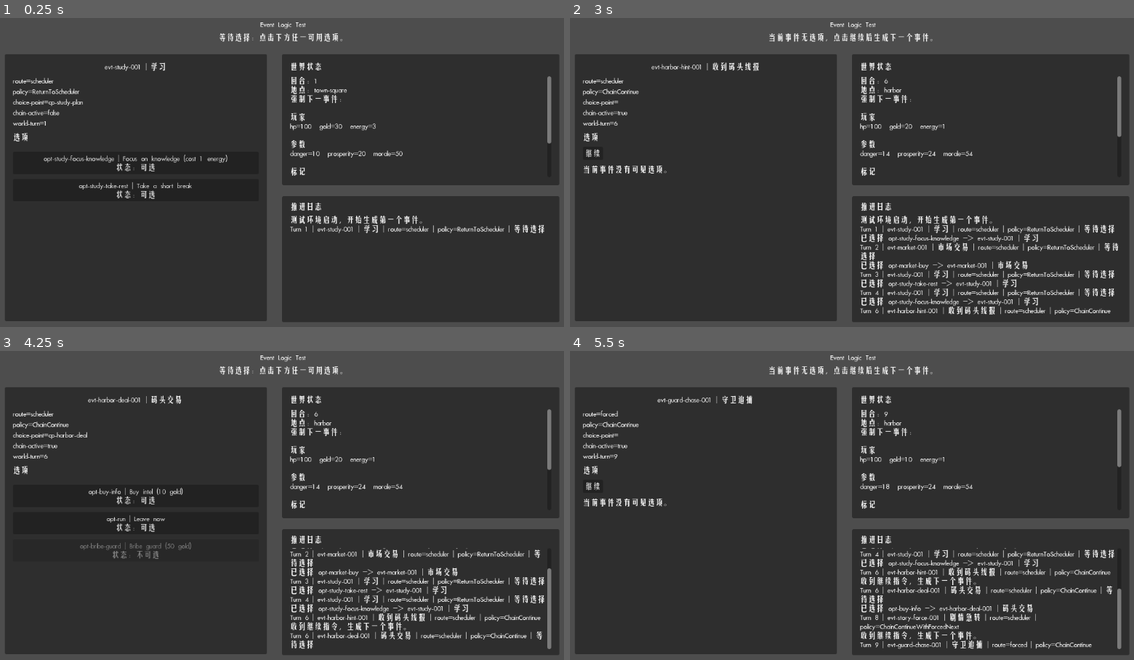
Above: before the commit, frames 1-4 (two rows, left to right).
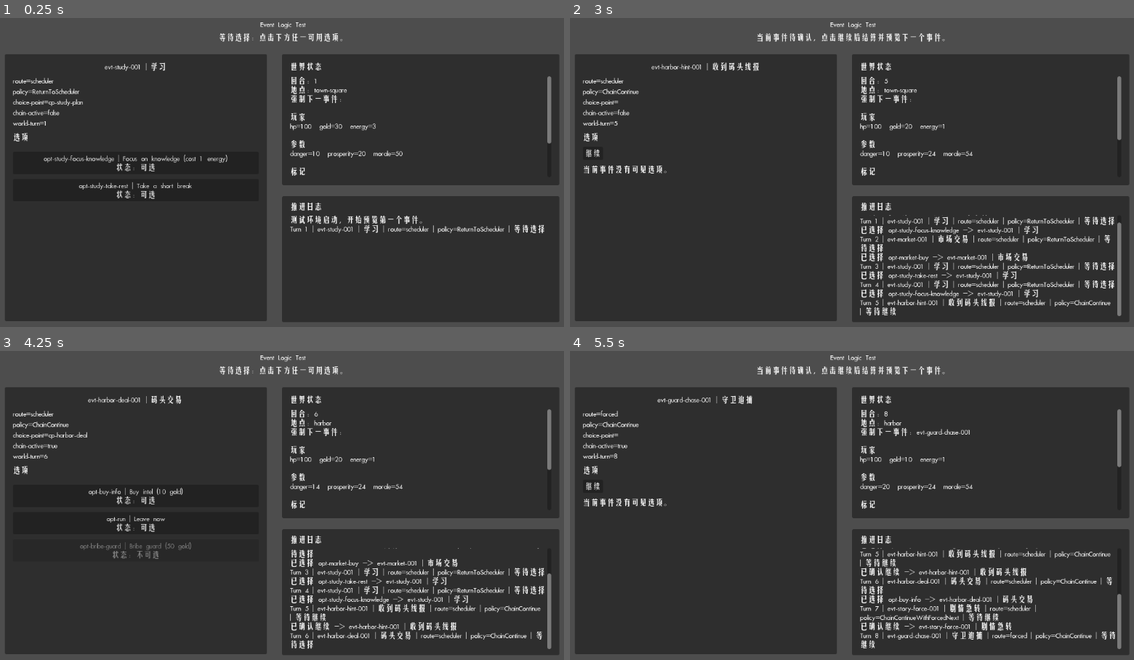
Above: after the commit, the same moments.

Repository: lwbiuchsjk/vibeTest
Game: Godot game, scene res://test/event_logic_test.tscn
Two runs of this game, one before a commit and one after it. Both use one fixed random seed, a clock stepped at 60 frames per second and the inputs below. This scene is started directly instead of the project's main scene.
Inputs:
- Up to frame 1 (0.25 s): no input
- Up to frame 2 (3 s): click "opt_study_focus_knowledge | F…" at 0.5 s; click "opt_market_buy | Buy supplies…" at 1.25 s; click "opt_study_take_rest | Take a …" at 2 s; click "opt_study_focus_knowledge | F…" at 2.75 s
- Up to frame 3 (4.25 s): click "继续" at 3.5 s
- Up to frame 4 (5.5 s): click "opt_buy_info | Buy intel (10 …" at 4.25 s; click "继续" at 5 s

The runs differ from the first frame. In frame 1, less than 0.1% of the frame differs, in the area x 64-68%, y 64-67%; in frame 2, 6.3%, in the area x 7-98%, y 4-97%; in frame 3, 4.1%; in frame 4, 5.3%.

Commit message:
Split event preview and confirmation in logic test

Diff:
--- a/scripts/systems/world_event_engine.gd
+++ b/scripts/systems/world_event_engine.gd
@@ -15,7 +15,7 @@
 var _event_map: Dictionary = {}
 var _choice_point_map: Dictionary = {}
 var _rng := RandomNumberGenerator.new()
-var _pending_choice_context: Dictionary = {}
+var _pending_turn_context: Dictionary = {}
 
 # 功能：初始化随机源。
 # 说明：seed=0 使用随机种子；指定 seed 可复现结果，便于测试回归。
@@ -111,6 +111,72 @@
 	_rebuild_choice_point_map()
 	return {"ok": true}
 
+# 功能：预览下一回合事件，但不立即结算。
+# 说明：用于测试界面的“先展示、后结算”交互；若已有待处理事件，则直接返回当前待处理内容。
+func preview_next_turn() -> Dictionary:
+	if events.is_empty():
+		return {"ok": false, "error": "event pool is empty"}
+
+	if not _pending_turn_context.is_empty():
+		return _build_pending_turn_response(_pending_turn_context)
+
+	var next_event_result := _select_next_event()
+	if not next_event_result.get("ok", false):
+		return next_event_result
+
+	var event_def: Dictionary = next_event_result.get("event_def", {})
+	var next_event_id := str(next_event_result.get("event_id", ""))
+	var route := str(next_event_result.get("route", "scheduler"))
+	var expected_forced := str(next_event_result.get("expected_forced", ""))
+	var policy := str(event_def.get("continuationPolicy", POLICY_RETURN))
+	var has_choice := false
+	var awaiting_choice := false
+	var choice_result := {
+		"choice_point_id": "",
+		"selected_option_id": "",
+		"resolved_by": "",
+		"options": []
+	}
+	var resolution_mode := "event_effects"
+	var choice_point_id := str(event_def.get("choicePointId", "")).strip_edges()
+
+	if not choice_point_id.is_empty():
+		has_choice = true
+		choice_result["choice_point_id"] = choice_point_id
+		var choice_point_def: Dictionary = _choice_point_map.get(choice_point_id, {})
+		if choice_point_def.is_empty():
+			# 说明：选择点定义缺失时，仍允许界面先展示事件，再在确认时走事件默认 effects。
+			choice_result["resolved_by"] = "missing_choice_point_fallback_event_effects"
+		else:
+			var options_eval := _build_option_set(choice_point_def)
+			choice_result["options"] = _option_public_states(options_eval)
+			var first_selectable := _select_first_selectable(options_eval)
+			if first_selectable.is_empty():
+				# 说明：无可选项时改为等待外部确认，避免预览阶段提前推进回合。
+				choice_result["resolved_by"] = "no_selectable_option_fallback_event_effects"
+			else:
+				awaiting_choice = true
+				resolution_mode = "choice_resolution"
+				choice_result["resolved_by"] = "pending_external_selection"
+
+	_pending_turn_context = {
+		"event_id": next_event_id,
+		"route": route,
+		"expected_forced": expected_forced,
+		"resolution_mode": resolution_mode,
+		"has_choice": has_choice,
+		"choice": choice_result,
+		"policy": policy
+	}
+	return _build_pending_turn_response(_pending_turn_context)
+
+# 功能：确认并结算当前待处理事件。
+# 说明：无选项事件传空字符串即可；有选项事件必须传入可选 option_id。
+func confirm_pending_turn(selected_option_id: String = "") -> Dictionary:
+	if _pending_turn_context.is_empty():
+		return {"ok": false, "error": "no pending turn to confirm"}
+	return _resolve_pending_turn(selected_option_id)
+
 # 功能：执行一个回合（主循环单步）。
 # 说明：先判 forced，再走调度；命中事件后执行效果/选择结算并推进状态。
 func run_turn(selected_option_id: String = "") -> Dictionary:
@@ -118,29 +184,17 @@
 		return {"ok": false, "error": "event pool is empty"}
 
 	# 说明：若上回合停在选择点，本回合只允许等待或消费外部传入选项。
-	if not _pending_choice_context.is_empty():
-		return _resolve_pending_choice(selected_option_id)
-
-	var expected_forced := str(world_state.get("forcedNextEventId", ""))
-	var next_event_id := ""
-	var route := "scheduler"
-
-	if not expected_forced.is_empty():
-		next_event_id = expected_forced
-		route = "forced"
-	else:
-		var candidates := _build_candidates()
-		if candidates.is_empty():
-			next_event_id = _fallback_event_id()
-			if next_event_id.is_empty():
-				return {"ok": false, "error": "no eligible event and no fallback event"}
-			route = "fallback"
-		else:
-			next_event_id = _weighted_pick(candidates)
-
-	var event_def: Dictionary = _event_map.get(next_event_id, {})
-	if event_def.is_empty():
-		return {"ok": false, "error": "event not found: %s" % next_event_id}
+	if not _pending_turn_context.is_empty():
+		return _resolve_pending_turn(selected_option_id)
+
+	var next_event_result := _select_next_event()
+	if not next_event_result.get("ok", false):
+		return next_event_result
+
+	var expected_forced := str(next_event_result.get("expected_forced", ""))
+	var next_event_id := str(next_event_result.get("event_id", ""))
+	var route := str(next_event_result.get("route", "scheduler"))
+	var event_def: Dictionary = next_event_result.get("event_def", {})
 
 	# 说明：forced 路由只消费一次，执行前清空，避免重复锁死。
 	world_state["forcedNextEventId"] = ""
@@ -177,10 +231,14 @@
 					_apply_continuation_policy(event_def)
 				else:
 					# 说明：存在可选项但未传入外部选择时，进入等待态，不推进回合。
-					_pending_choice_context = {
+					_pending_turn_context = {
 						"event_id": next_event_id,
 						"route": route,
-						"expected_forced": expected_forced
+						"expected_forced": expected_forced,
+						"resolution_mode": "choice_resolution",
+						"has_choice": true,
+						"choice": choice_result,
+						"policy": str(event_def.get("continuationPolicy", POLICY_RETURN))
 					}
 					choice_result["resolved_by"] = "pending_external_selection"
 					return {
@@ -228,77 +286,167 @@
 		"choice": choice_result
 	}
 
-# 功能：处理等待中的选择点。
-# 说明：无选项输入时返回等待态；有输入时仅在可选时结算并推进回合。
-func _resolve_pending_choice(selected_option_id: String) -> Dictionary:
-	var event_id := str(_pending_choice_context.get("event_id", ""))
-	var route := str(_pending_choice_context.get("route", "scheduler"))
-	var expected_forced := str(_pending_choice_context.get("expected_forced", ""))
+# 功能：处理待确认事件。
+# 说明：兼容“待选项事件”和“待继续事件”两类上下文，并在确认时统一推进回合。
+func _resolve_pending_turn(selected_option_id: String) -> Dictionary:
+	var event_id := str(_pending_turn_context.get("event_id", ""))
+	var route := str(_pending_turn_context.get("route", "scheduler"))
+	var expected_forced := str(_pending_turn_context.get("expected_forced", ""))
+	var resolution_mode := str(_pending_turn_context.get("resolution_mode", "event_effects"))
+	var pending_has_choice := bool(_pending_turn_context.get("has_choice", false))
+	var pending_choice: Dictionary = _dict_or_empty(_pending_turn_context.get("choice", {}))
 	var event_def: Dictionary = _event_map.get(event_id, {})
 	if event_def.is_empty():
-		_pending_choice_context.clear()
+		_pending_turn_context.clear()
 		return {"ok": false, "error": "pending event not found: %s" % event_id}
 
-	var choice_point_id := str(event_def.get("choicePointId", "")).strip_edges()
-	if choice_point_id.is_empty():
-		_pending_choice_context.clear()
-		return {"ok": false, "error": "pending event has no choice point: %s" % event_id}
-
-	var choice_point_def: Dictionary = _choice_point_map.get(choice_point_id, {})
-	if choice_point_def.is_empty():
-		_pending_choice_context.clear()
-		return {"ok": false, "error": "pending choice point not found: %s" % choice_point_id}
-
-	var options_eval := _build_option_set(choice_point_def)
-	var choice_result := {
-		"choice_point_id": choice_point_id,
-		"selected_option_id": "",
-		"resolved_by": "",
-		"options": _option_public_states(options_eval)
-	}
-
-	if selected_option_id.strip_edges().is_empty():
-		choice_result["resolved_by"] = "pending_external_selection"
-		return {
-			"ok": true,
-			"awaiting_choice": true,
-			"route": route,
-			"event_id": event_id,
-			"title": str(event_def.get("title", "")),
-			"policy": str(event_def.get("continuationPolicy", POLICY_RETURN)),
-			"expected_forced": expected_forced,
-			"chain_active": not (world_state.get("chainContext", null) == null),
-			"has_choice": true,
-			"choice": choice_result
-		}
-
-	var selected := _select_option_by_id(options_eval, selected_option_id)
-	if selected.is_empty():
-		return {
-			"ok": false,
-			"error": "selected option is not selectable: %s" % selected_option_id,
-			"event_id": event_id,
-			"choice_point_id": choice_point_id,
-			"options": choice_result["options"]
-		}
-
-	choice_result["selected_option_id"] = str(selected.get("id", ""))
-	choice_result["resolved_by"] = "option_resolution"
-	_apply_option_resolution(selected, event_def)
+	var choice_result := pending_choice.duplicate(true)
+	if resolution_mode == "choice_resolution":
+		var choice_point_id := str(event_def.get("choicePointId", "")).strip_edges()
+		if choice_point_id.is_empty():
+			_pending_turn_context.clear()
+			return {"ok": false, "error": "pending event has no choice point: %s" % event_id}
+
+		var choice_point_def: Dictionary = _choice_point_map.get(choice_point_id, {})
+		if choice_point_def.is_empty():
+			_pending_turn_context.clear()
+			return {"ok": false, "error": "pending choice point not found: %s" % choice_point_id}
+
+		var options_eval := _build_option_set(choice_point_def)
+		choice_result["options"] = _option_public_states(options_eval)
+
+		if selected_option_id.strip_edges().is_empty():
+			choice_result["resolved_by"] = "pending_external_selection"
+			return _build_result_payload(
+				route,
+				event_id,
+				event_def,
+				expected_forced,
+				true,
+				true,
+				choice_result
+			)
+
+		var selected := _select_option_by_id(options_eval, selected_option_id)
+		if selected.is_empty():
+			return {
+				"ok": false,
+				"error": "selected option is not selectable: %s" % selected_option_id,
+				"event_id": event_id,
+				"choice_point_id": choice_point_id,
+				"options": choice_result["options"]
+			}
+
+		# 说明：与 run_turn 保持一致，真正落地选择结果时才消费 forcedNextEventId。
+		world_state["forcedNextEventId"] = ""
+		choice_result["selected_option_id"] = str(selected.get("id", ""))
+		choice_result["resolved_by"] = "option_resolution"
+		_apply_option_resolution(selected, event_def)
+	else:
+		# 说明：普通事件、缺失选择点、或无可选项事件都在这里统一按事件默认效果结算。
+		world_state["forcedNextEventId"] = ""
+		_apply_event_effects(event_def)
+		_apply_continuation_policy(event_def)
+
 	_record_history(event_id)
 	world_state["turn"] = int(world_state.get("turn", 0)) + 1
-	_pending_choice_context.clear()
+	_pending_turn_context.clear()
+
+	return _build_result_payload(
+		route,
+		event_id,
+		event_def,
+		expected_forced,
+		false,
+		pending_has_choice,
+		choice_result
+	)
+
+# 功能：选择下一条事件路由并返回事件定义。
+# 说明：该步骤只做选路，不产生副作用，便于“预览”和“直接执行”共用。
+func _select_next_event() -> Dictionary:
+	var expected_forced := str(world_state.get("forcedNextEventId", ""))
+	var next_event_id := ""
+	var route := "scheduler"
+
+	if not expected_forced.is_empty():
+		next_event_id = expected_forced
+		route = "forced"
+	else:
+		var candidates := _build_candidates()
+		if candidates.is_empty():
+			next_event_id = _fallback_event_id()
+			if next_event_id.is_empty():
+				return {"ok": false, "error": "no eligible event and no fallback event"}
+			route = "fallback"
+		else:
+			next_event_id = _weighted_pick(candidates)
+
+	var event_def: Dictionary = _event_map.get(next_event_id, {})
+	if event_def.is_empty():
+		return {"ok": false, "error": "event not found: %s" % next_event_id}
 
 	return {
 		"ok": true,
-		"awaiting_choice": false,
+		"expected_forced": expected_forced,
+		"event_id": next_event_id,
+		"route": route,
+		"event_def": event_def
+	}
+
+# 功能：构建待处理事件的统一返回结构。
+# 说明：预览态与待选择态都复用此函数，避免界面层依赖多套字段格式。
+func _build_pending_turn_response(pending_context: Dictionary) -> Dictionary:
+	var event_id := str(pending_context.get("event_id", ""))
+	var route := str(pending_context.get("route", "scheduler"))
+	var expected_forced := str(pending_context.get("expected_forced", ""))
+	var has_choice := bool(pending_context.get("has_choice", false))
+	var resolution_mode := str(pending_context.get("resolution_mode", "event_effects"))
+	var event_def: Dictionary = _event_map.get(event_id, {})
+	if event_def.is_empty():
+		return {"ok": false, "error": "pending event not found: %s" % event_id}
+
+	var choice_result: Dictionary = _dict_or_empty(pending_context.get("choice", {})).duplicate(true)
+	var awaiting_choice := resolution_mode == "choice_resolution"
+	if awaiting_choice and choice_result.is_empty():
+		choice_result = {
+			"choice_point_id": str(event_def.get("choicePointId", "")),
+			"selected_option_id": "",
+			"resolved_by": "pending_external_selection",
+			"options": []
+		}
+
+	return _build_result_payload(
+		route,
+		event_id,
+		event_def,
+		expected_forced,
+		awaiting_choice,
+		has_choice,
+		choice_result
+	)
+
+# 功能：构建统一的回合结果字典。
+# 说明：集中维护界面依赖字段，避免不同执行路径返回结构漂移。
+func _build_result_payload(
+	route: String,
+	event_id: String,
+	event_def: Dictionary,
+	expected_forced: String,
+	awaiting_choice: bool,
+	has_choice: bool,
+	choice_result: Dictionary
+) -> Dictionary:
+	return {
+		"ok": true,
+		"awaiting_choice": awaiting_choice,
 		"route": route,
 		"event_id": event_id,
 		"title": str(event_def.get("title", "")),
 		"policy": str(event_def.get("continuationPolicy", POLICY_RETURN)),
 		"expected_forced": expected_forced,
 		"chain_active": not (world_state.get("chainContext", null) == null),
-		"has_choice": true,
+		"has_choice": has_choice,
 		"choice": choice_result
 	}
 
--- a/test/event_logic_test.gd
+++ b/test/event_logic_test.gd
@@ -18,7 +18,7 @@
 
 
 # 功能：初始化事件逻辑测试场景。
-# 说明：统一加载现有 CSV 配置，并自动推进到第一个需要玩家选择的事件。
+# 说明：加载配置后先预览首个事件，不在进入场景时立即推进 world turn。
 func _ready() -> void:
 	continue_button.pressed.connect(_on_continue_button_pressed)
 
@@ -27,18 +27,18 @@
 		status_label.text = "加载失败：%s" % str(load_result.get("error", "unknown"))
 		return
 
-	_append_log("测试环境启动，开始生成第一个事件。")
-	_generate_next_event()
-
-
-# 功能：生成下一个事件并停在当前事件上。
-# 说明：无论事件是否带选择，本函数都只推进一步，后续由按钮或选项点击触发下一步。
-func _generate_next_event() -> void:
+	_append_log("测试环境启动，开始预览第一个事件。")
+	_preview_next_event()
+
+
+# 功能：预览下一事件并停留在当前界面。
+# 说明：预览阶段只展示事件内容，不执行结算，也不增加 world turn。
+func _preview_next_event() -> void:
 	_current_turn_result.clear()
 
-	var turn_result := _engine.run_turn()
+	var turn_result := _engine.preview_next_turn()
 	if not turn_result.get("ok", false):
-		status_label.text = "事件推进失败：%s" % str(turn_result.get("error", "unknown"))
+		status_label.text = "事件预览失败：%s" % str(turn_result.get("error", "unknown"))
 		_update_side_panels()
 		return
 
@@ -49,7 +49,7 @@
 
 
 # 功能：渲染当前事件。
-# 说明：若事件带选择，则显示选项并隐藏继续按钮；若无选择，则显示继续按钮等待外部指令。
+# 说明：若事件带可选项，则显示选项按钮；若事件待继续确认，则仅显示继续按钮。
 func _render_current_event(turn_result: Dictionary) -> void:
 	var choice: Dictionary = turn_result.get("choice", {})
 	var options: Array = choice.get("options", [])
@@ -68,7 +68,7 @@
 	if awaiting_choice:
 		status_label.text = "等待选择：点击下方任一可用选项。"
 	else:
-		status_label.text = "当前事件无选项，点击继续后生成下一个事件。"
+		status_label.text = "当前事件待确认，点击继续后结算并预览下一个事件。"
 		continue_button.visible = true
 		continue_button.disabled = false
 
@@ -93,13 +93,13 @@
 
 
 # 功能：处理玩家点击选项。
-# 说明：先结算当前事件选择，再立即生成下一个事件；若下一事件无选项，则停住等待继续指令。
+# 说明：先结算当前待处理事件，再预览下一事件，保证界面总是停在“未结算事件”上。
 func _on_option_pressed(option_id: String) -> void:
 	if _current_turn_result.is_empty():
 		status_label.text = "当前没有待处理的事件选择。"
 		return
 
-	var turn_result := _engine.run_turn(option_id)
+	var turn_result := _engine.confirm_pending_turn(option_id)
 	if not turn_result.get("ok", false):
 		status_label.text = "选项结算失败：%s" % str(turn_result.get("error", "unknown"))
 		_update_side_panels()
@@ -113,24 +113,38 @@
 			str(turn_result.get("title", ""))
 		]
 	)
-	_generate_next_event()
+	_update_side_panels()
+	_preview_next_event()
 
 
 # 功能：处理继续指令。
-# 说明：仅在当前事件没有待选择分支时允许继续生成下一个事件。
+# 说明：继续按钮用于确认当前待继续事件，然后再预览下一事件。
 func _on_continue_button_pressed() -> void:
 	if _current_turn_result.is_empty():
-		_generate_next_event()
+		_preview_next_event()
 		return
 	if bool(_current_turn_result.get("awaiting_choice", false)):
 		status_label.text = "当前事件需要先完成选项选择。"
 		return
-	_append_log("收到继续指令，生成下一个事件。")
-	_generate_next_event()
+
+	var turn_result := _engine.confirm_pending_turn()
+	if not turn_result.get("ok", false):
+		status_label.text = "事件结算失败：%s" % str(turn_result.get("error", "unknown"))
+		_update_side_panels()
+		return
+
+	_append_log(
+		"已确认继续 -> %s | %s" % [
+			str(turn_result.get("event_id", "")),
+			str(turn_result.get("title", ""))
+		]
+	)
+	_update_side_panels()
+	_preview_next_event()
 
 
 # 功能：构建事件详情文本。
-# 说明：补充 route、policy、chain 状态与 choice_point，便于验证事件触发逻辑。
+# 说明：补充 route、policy、chain 状态与当前 world turn，便于核对推进时机。
 func _build_event_detail_text(turn_result: Dictionary) -> String:
 	var choice: Dictionary = turn_result.get("choice", {})
 	var lines: Array[String] = []
@@ -143,7 +157,7 @@
 
 
 # 功能：生成选项按钮文本。
-# 说明：在按钮文本里直接标记当前选项状态，方便确认可选性判断是否符合预期。
+# 说明：在按钮上直接标记状态，便于确认选项可选性是否符合预期。
 func _build_option_button_text(option_def: Dictionary) -> String:
 	var state := str(option_def.get("state", "disabled"))
 	var state_text := "可选"
@@ -157,7 +171,7 @@
 
 
 # 功能：刷新右侧世界状态与底部日志。
-# 说明：把玩家数据、世界参数、链上下文和历史事件集中展示，便于验证选择结果。
+# 说明：集中展示玩家数据、世界参数、链上下文和历史事件，便于验证结算结果。
 func _update_side_panels() -> void:
 	var world_state := _engine.world_state
 	var player: Dictionary = world_state.get("player", {})
@@ -207,13 +221,13 @@
 	lines.append(", ".join(_history_to_string_array(history)))
 
 	world_state_label.text = "\n".join(lines)
-	# 说明：文本刷新后延迟一帧再复位滚动，避免 RichTextLabel 在重排后覆盖滚动位置。
+	# 说明：文本刷新后延迟一帧再复位滚动，避免 RichTextLabel 重排后覆盖滚动位置。
 	world_state_label.call_deferred("scroll_to_line", 0)
 	log_label.text = "\n".join(_event_logs)
 
 
-# 功能：记录每次事件推进日志。
-# 说明：自动推进和等待选择都会落日志，便于回溯事件链路。
+# 功能：记录每次事件预览日志。
+# 说明：将“等待选择”和“等待继续”显式写入日志，便于核对界面状态。
 func _append_turn_log(turn_result: Dictionary) -> void:
 	var line := "Turn %s | %s | %s | route=%s | policy=%s" % [
 		str(_engine.world_state.get("turn", 0)),
@@ -224,6 +238,8 @@
 	]
 	if turn_result.get("awaiting_choice", false):
 		line += " | 等待选择"
+	else:
+		line += " | 等待继续"
 	_append_log(line)
 
 
@@ -243,7 +259,7 @@
 
 
 # 功能：添加选项区域提示文本。
-# 说明：用于展示“无可选项”等状态说明。
+# 说明：用于展示“无可见选项”等状态说明。
 func _add_option_hint(text: String) -> void:
 	var hint_label := Label.new()
 	hint_label.autowrap_mode = TextServer.AUTOWRAP_WORD_SMART
